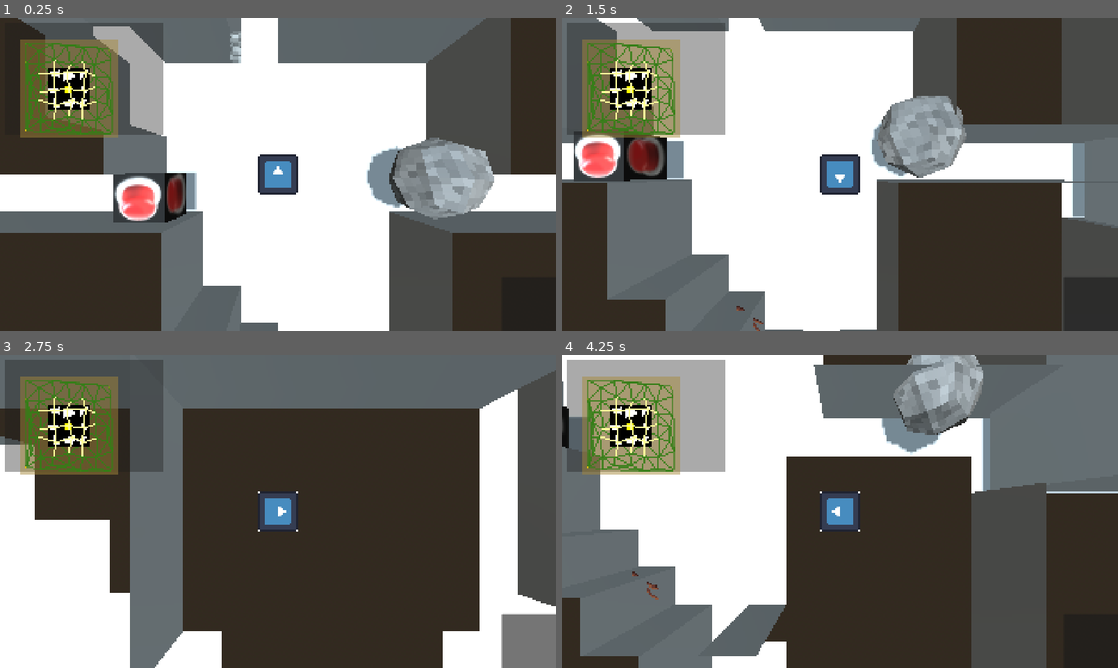
Above: before the commit, frames 1-4 (two rows, left to right).
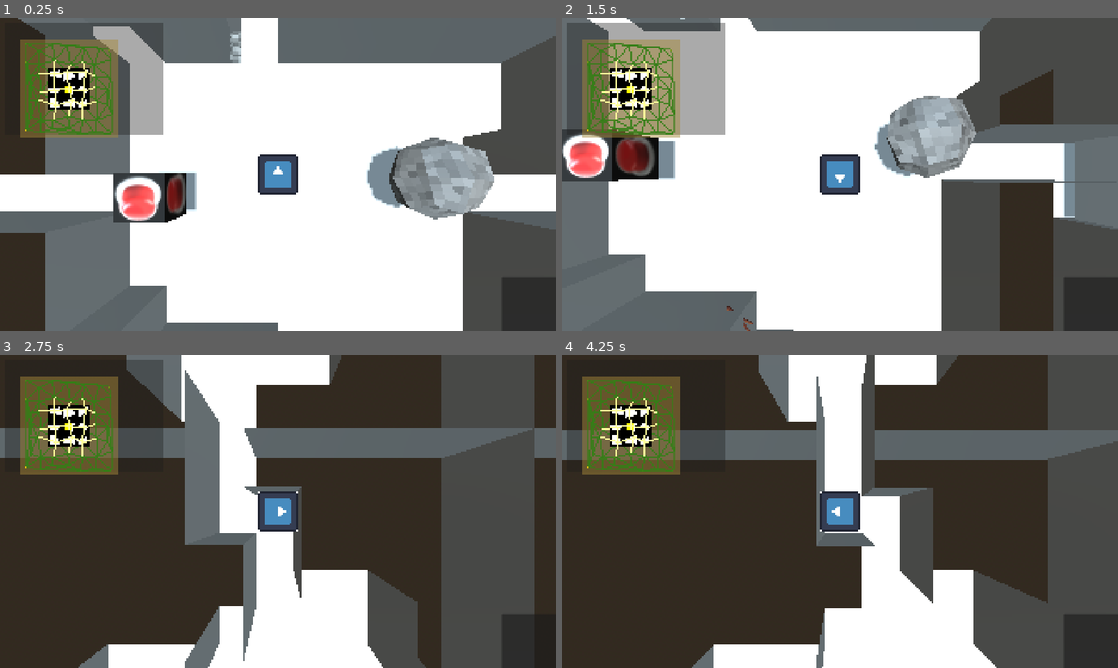
Above: after the commit, the same moments.

Repository: GammaRayTea/project-3-primordial-mass
Game: Godot game, scene res://main.tscn
Two runs of this game, one before a commit and one after it. Both use one fixed random seed, a clock stepped at 60 frames per second and the inputs below. The engine's default icon, where the game draws it, is replaced by a stand-in: a white triangle on a blue panel in a dark square.
Inputs:
- Up to frame 1 (0.25 s): no input
- Up to frame 2 (1.5 s): hold D (move_right) 0.53-1.28 s; tap E (interact) at 0.6 s; hold S (move_down) from 1.28 s (still down); tap Shift (sprint) at 1.35 s
- Up to frame 3 (2.75 s): release S (move_down) at 2.03 s; hold D (move_right) from 2.03 s (still down); tap E (interact) at 2.1 s
- Up to frame 4 (4.25 s): release D (move_right) at 2.78 s; hold W (move_up) 2.78-3.53 s; tap Shift (sprint) at 2.85 s; hold A (move_left) from 3.53 s (still down); tap E (interact) at 3.6 s

The runs differ from the first frame. In frame 1, 30% of the frame differs, in the area x 8-100%, y 0-100%; in frame 2, 35%; in frame 3, 69%; in frame 4, 77%, in the area x 0-100%, y 0-100%.

Commit message:
Added collision to rooms
Rooms now have fully functioning collision on floors and walls. Also adjusted the player collision shape to fit in 1x1 gaps. And previous lag was mainly caused by a windows update disconnectiong my gpu and frying its driver.

Diff:
--- a/game/environment/room_generation/room_generator.gd
+++ b/game/environment/room_generation/room_generator.gd
@@ -13,6 +13,7 @@
 	var room_corners: Array[Vector2] = []
 	var outer_ring_width: int = 1
 	var inner_square_radius: int = int((_size - outer_ring_width * 2.0) / 2.0)
+	var min_size: int = 3
 
 	var connected_cell_points:= PackedVector2Array()
 	#convert all connecting center points and center to local coordinates
@@ -38,7 +39,7 @@
 
 	#generate four additional room corners
 	for i in range(4):
-		room_corners.append(Vector2((rng.randf() * inner_square_radius) * snappedf(sin((i + 1.5) * PI/2), 1.0), (rng.randf() * inner_square_radius) * snappedf(sin((i + 0.5) * PI/2), 1.0)) + Vector2(_size/2.0, _size/2.0))
+		room_corners.append(Vector2(((rng.randf() * (inner_square_radius - min_size)) + min_size) * snappedf(sin((i + 1.5) * PI/2), 1.0), (rng.randf() * inner_square_radius) * snappedf(sin((i + 0.5) * PI/2), 1.0)) + Vector2(_size/2.0, _size/2.0))
 
 	#put the original center at the right corner possition
 	if (center_lc.x > _size/2.0):
@@ -135,9 +136,3 @@
 		return true
 
 	return false
-
-#
-#func _ready() -> void:
-	#var room_1 = generate_room(size, center, connecting_points)
-	#for i in range(room_1.size()):
-		#print(room_1[i])
--- a/game/environment/room_generation/room_mesh_gen.tres.gd
+++ b/game/environment/room_generation/room_mesh_gen.tres.gd
@@ -1,9 +1,6 @@
 class_name RoomMesh extends MeshInstance3D
 
-var center: Vector2 = Vector2(randf() * 16, randf() * 16)
-var size: int = 16
-var cell_origin: Vector2 = Vector2(0.0, 0.0)
-var connecting_points: Array = [Vector2(randf() * 16 - 16, randf() * 16), Vector2(randf() * 16, randf() * 16 -16), Vector2(randf() * 16 + 16, randf() * 16), Vector2(randf() * 16 - 16, randf() * 16 + 16)]
+@onready var rooms: Node3D = get_node("Rooms")
 
 func build_mesh(_grid: BitMap) -> void:
 	print("building mesh")
@@ -22,12 +19,12 @@
 
 	var verts_ground = PackedVector3Array()
 	var normals_ground = PackedVector3Array()
-	var uvs_ground = PackedVector2Array()
+	#var uvs_ground = PackedVector2Array()
 	var indices_ground = PackedInt32Array()
 
 	var verts_wall = PackedVector3Array()
 	var normals_wall = PackedVector3Array()
-	var uvs_wall = PackedVector2Array()
+	#var uvs_wall = PackedVector2Array()
 	var indices_wall = PackedInt32Array()
 
 
@@ -121,9 +118,19 @@
 	surface_array_ground[Mesh.ARRAY_INDEX] = indices_ground
 	mesh.add_surface_from_arrays(Mesh.PRIMITIVE_TRIANGLES, surface_array_ground)
 
+	var collision_instance_ground := CollisionShape3D.new()
+	collision_instance_ground.shape = mesh.create_trimesh_shape()
+	rooms.add_child(collision_instance_ground)
+	collision_instance_ground.global_position = Vector3()
+
 	# Assign arrays to surface array.
 	surface_array_wall[Mesh.ARRAY_VERTEX] = verts_wall
 	surface_array_wall[Mesh.ARRAY_NORMAL] = normals_wall
 	#surface_array_wall[Mesh.ARRAY_TEX_UV] = uvs_wall
 	surface_array_wall[Mesh.ARRAY_INDEX] = indices_wall
 	mesh.add_surface_from_arrays(Mesh.PRIMITIVE_TRIANGLES, surface_array_wall)
+	mesh.create_trimesh_shape()
+
+	var collision_instance_wall := CollisionShape3D.new()
+	collision_instance_wall.shape = mesh.create_trimesh_shape()
+	rooms.add_child(collision_instance_wall)
--- a/game/environment/test_room/test_room.tscn
+++ b/game/environment/test_room/test_room.tscn
@@ -17,8 +17,6 @@
 
 [sub_resource type="BoxShape3D" id="BoxShape3D_kpvxy"]
 size = Vector3(200, 1, 100)
-
-[sub_resource type="ArrayMesh" id="ArrayMesh_20bci"]
 
 [sub_resource type="BoxMesh" id="BoxMesh_w5spq"]
 size = Vector3(10, 4, 4)
@@ -45,11 +43,15 @@
 shape = SubResource("BoxShape3D_kpvxy")
 
 [node name="Node3D" type="Node3D" parent="." unique_id=542146527]
+visible = false
 script = ExtResource("1_js5f7")
 
-[node name="MeshInstance3D" type="MeshInstance3D" parent="Node3D" unique_id=217339303]
-mesh = SubResource("ArrayMesh_20bci")
+[node name="RoomVisuals" type="MeshInstance3D" parent="Node3D" unique_id=217339303]
+visible = false
 script = ExtResource("2_20bci")
+
+[node name="Rooms" type="StaticBody3D" parent="Node3D" unique_id=857867334]
+visible = false
 
 [node name="StaticBody3D3" type="StaticBody3D" parent="." unique_id=665518036]
 transform = Transform3D(0.9254348, 0.3789072, 0, -0.3789072, 0.9254348, 0, 0, 0, 1, 16.117085, 0.5141752, 0)
--- a/game/player/player.tscn
+++ b/game/player/player.tscn
@@ -7,6 +7,7 @@
 [ext_resource type="PackedScene" uid="uid://dxketbhopi5ju" path="res://game/player/hud_overlay.tscn" id="5_5fytw"]
 
 [sub_resource type="CapsuleShape3D" id="CapsuleShape3D_kpvxy"]
+radius = 0.4
 
 [sub_resource type="StandardMaterial3D" id="StandardMaterial3D_8soms"]
 
@@ -34,8 +35,6 @@
 
 [node name="Player" type="CharacterBody3D" unique_id=472072241 node_paths=PackedStringArray("rotation_pivot", "interaction_box", "push_box_shape", "hud") groups=["Player"]]
 script = ExtResource("1_b2mth")
-MAX_WALKING_SPEED = 100.0
-MAX_RUNNING_SPEED = 8.0
 rotation_pivot = NodePath("RotationPivot")
 interaction_box = NodePath("RotationPivot/InteractionBox")
 push_box_shape = NodePath("RotationPivot/PushBox/CollisionShape3D")
--- a/main.tscn
+++ b/main.tscn
@@ -71,6 +71,8 @@
 [node name="MeshInstance3D" type="MeshInstance3D" parent="Game/DungeonGenerator" unique_id=1927893546]
 script = ExtResource("9_w48qg")
 
+[node name="Rooms" type="StaticBody3D" parent="Game/DungeonGenerator/MeshInstance3D" unique_id=2058002799]
+
 [node name="MinasTestChaser" parent="Game" unique_id=1654651026 instance=ExtResource("8_5vw27")]
 transform = Transform3D(1, 0, 0, 0, 1, 0, 0, 0, 1, -7.629738, 1, 2.3486192)
 
@@ -80,12 +82,12 @@
 item = ExtResource("10_4c57u")
 metadata/_custom_type_script = "uid://nr6yjohwcrid"
 
-[node name="@Sprite3D@23332" type="Sprite3D" parent="Game/ItemPickup" unique_id=103678252]
+[node name="@Sprite3D@38814" type="Sprite3D" parent="Game/ItemPickup" unique_id=582018557]
 transform = Transform3D(4, 0, 0, 0, -1.7484555e-07, -4, 0, 4, -1.7484555e-07, 0, 0, 0)
 texture_filter = 0
 texture = ExtResource("11_dg77c")
 
-[node name="InteractionBox2" type="Area3D" parent="Game/ItemPickup" unique_id=169195743 node_paths=PackedStringArray("target")]
+[node name="InteractionBox2" type="Area3D" parent="Game/ItemPickup" unique_id=1346995446 node_paths=PackedStringArray("target")]
 collision_layer = 32
 collision_mask = 0
 script = ExtResource("12_ycdy4")
